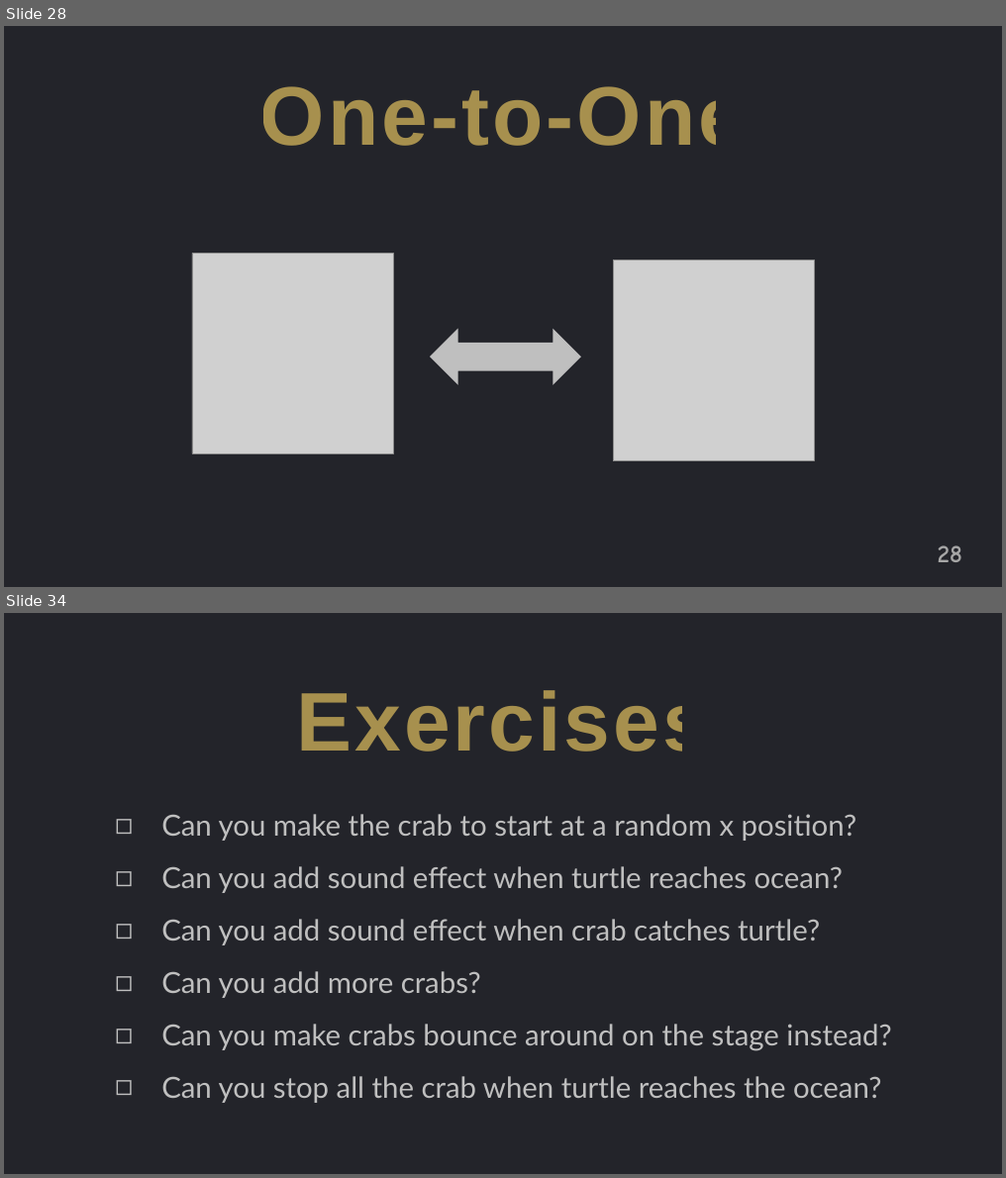
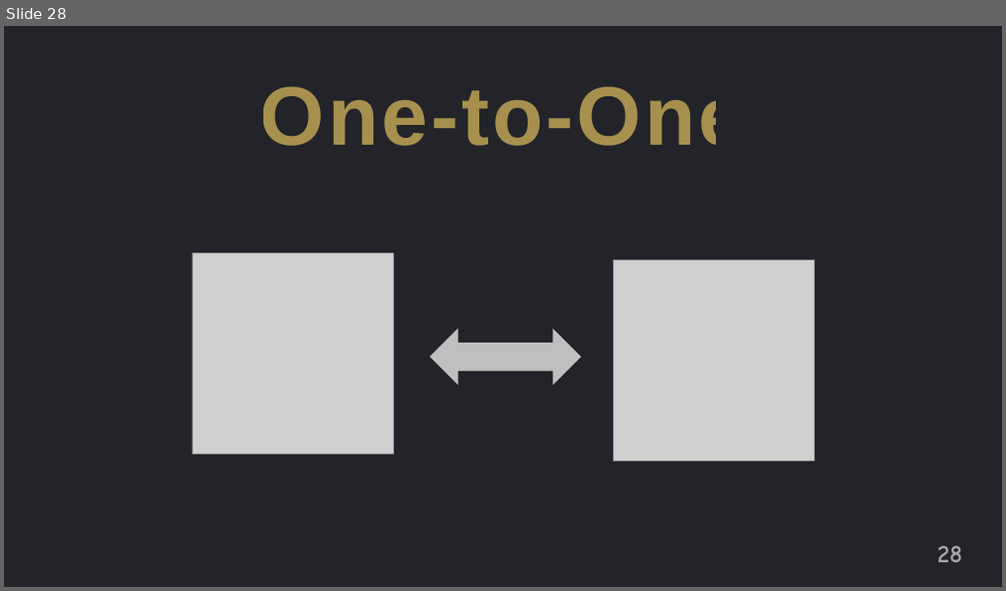
Before and after one commit to jguo108/My-Programming-Courses, a slide deck: Scratch for Newbies/Level2/1 Knock Knock/Note/Notes.pptx. Shown one above the other, each under a label of ours: slides 28 and 34 before the commit, slide 28 after it; the slides between them are not shown. The pictures are 1006x1178 and 1006x591 pixels, drawn with LibreOffice and Linux fonts; fonts in the diff are those of the drawing; grey boxes stand for pictures. Boxes give left, top, right and bottom in pixels: in the first picture for what was removed or moved away, otherwise in the second. Text is boxed around its words. In the diff, an @@ line names an element or a change of style, - is before the commit and + after.

```diff
--- a/Scratch for Newbies/Level2/1 Knock Knock/Note/Notes.pptx
+++ b/Scratch for Newbies/Level2/1 Knock Knock/Note/Notes.pptx
@@ slide 34 removed at (4, 613, 1002, 1174), background #FFFFFF @@
@@ rectangle removed at (4, 613, 1002, 1174) @@
@@ text removed at (296, 690, 709, 752) @@
-Exercises
@@ text removed at (161, 814, 891, 1103) @@
-◻ Can you make the crab to start at a random x position?
-◻ Can you add sound effect when turtle reaches ocean?
-◻ Can you add sound effect when crab catches turtle?
-◻ Can you add more crabs?
-◻ Can you make crabs bounce around on the stage instead?
-◻ Can you stop all the crab when turtle reaches the ocean?
```
Also in this commit, not shown: 3 slides changed, 19 slides added, 2 other slides removed, 20 other files.
